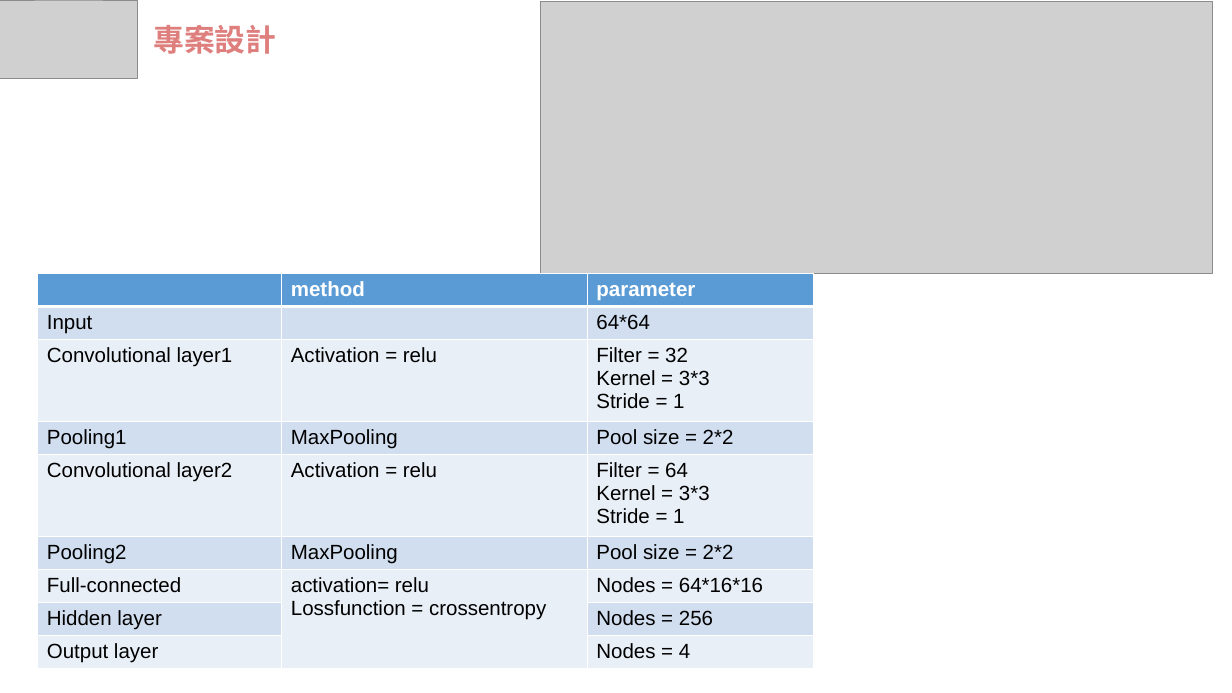
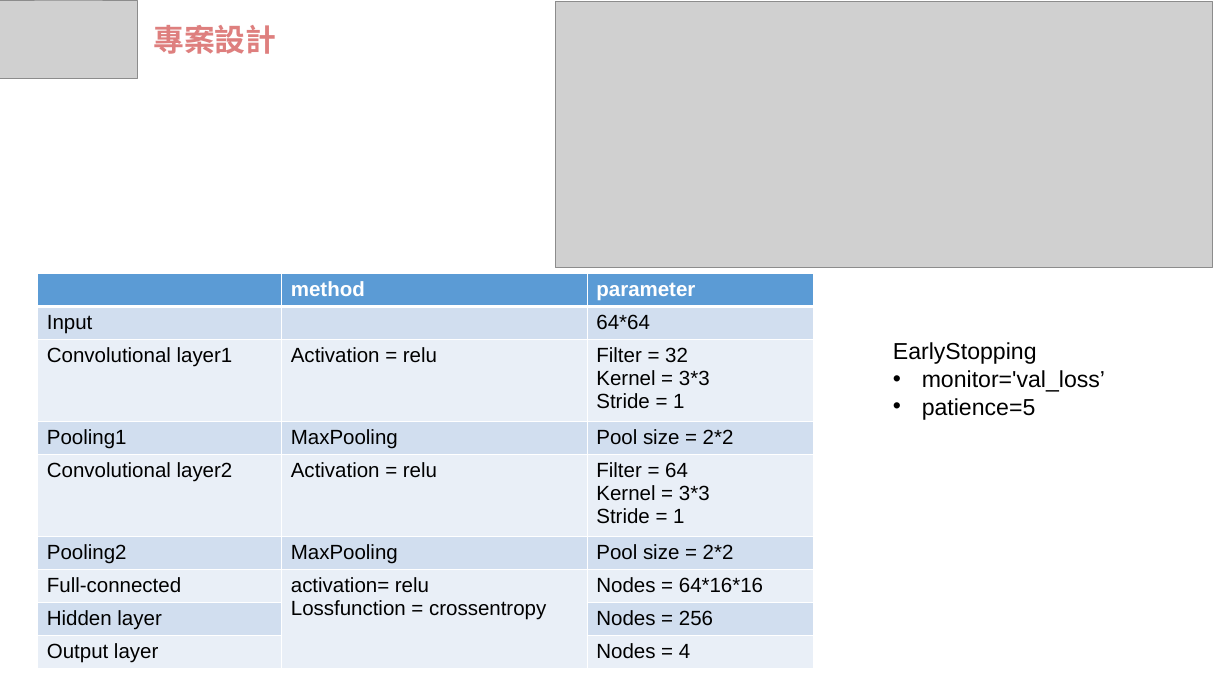
Before and after one commit to wasteee/Embedded-Image-Processing-final, a slide deck: slide 15 of IP_FRS.pptx (slide 16 before the commit). Drawn at 1232x693 pixels with LibreOffice and Linux fonts; fonts in the diff are those of the drawing; grey boxes stand for pictures. Boxes give left, top, right and bottom in pixels: in the first picture for what was removed or moved away, otherwise in the second. Text is boxed around its words. In the diff, an @@ line names an element or a change of style, - is before the commit and + after.

```diff
--- a/IP_FRS.pptx
+++ b/IP_FRS.pptx
@@ picture: place and size @@
-picture at [541,1,1213,274]
+picture at [555,1,1213,267]
@@ text added at [893,342,1105,420], 18 pt, text #000000 @@
+EarlyStopping
+• monitor='val_loss’
+• patience=5
```
Also in this commit, not shown: 8 other slides changed, 10 slides added, 1 slide removed.
